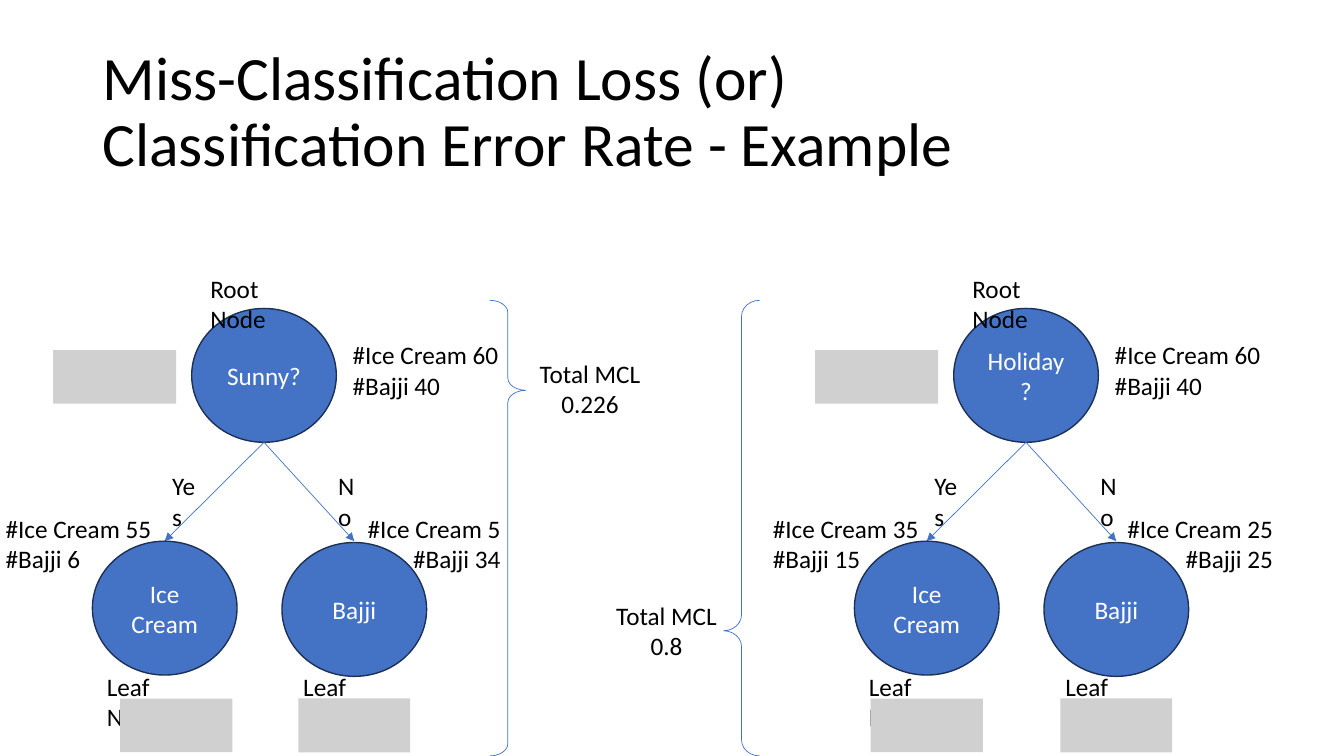
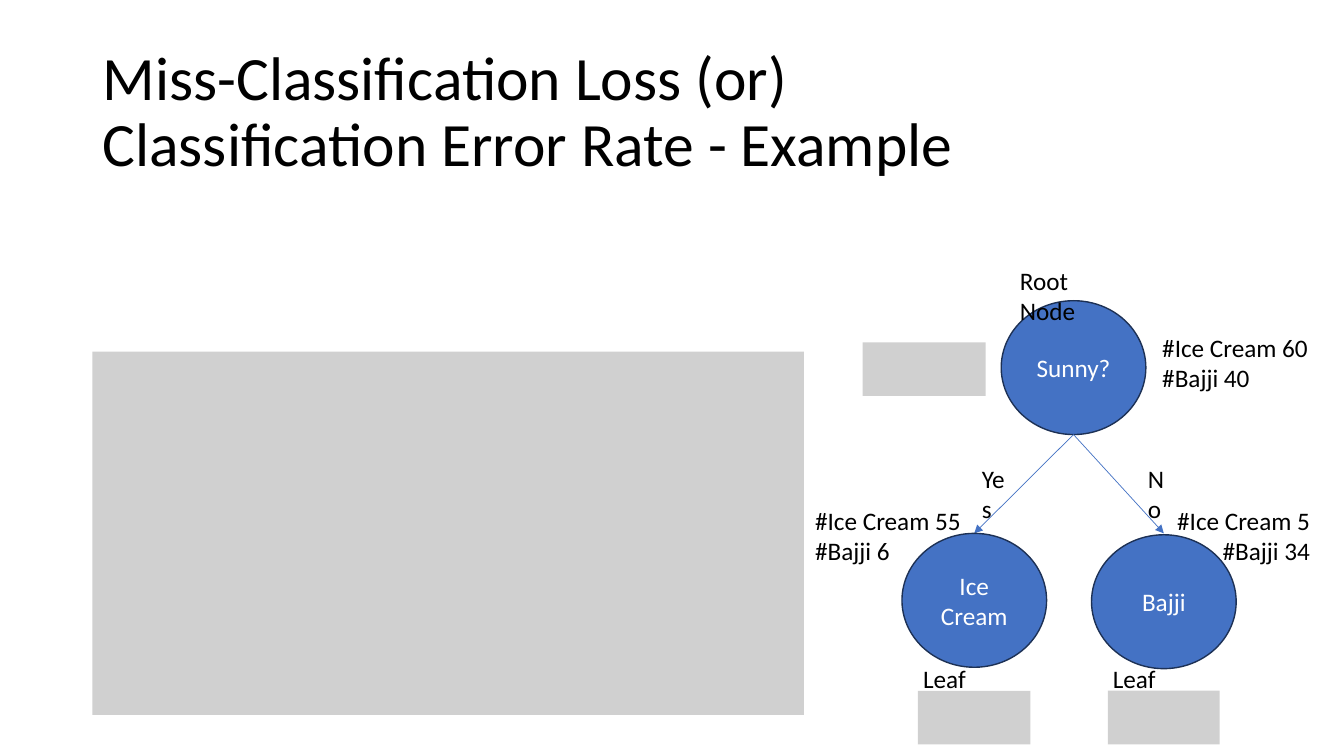
Before and after one commit to meenakshsundaram/AIML, a slide deck: slide 21 of DecisionTrees/DecisionTrees.pptx. Drawn at 1344x756 pixels with LibreOffice and Linux fonts; fonts in the diff are those of the drawing; grey boxes stand for pictures. Boxes give left, top, right and bottom in pixels: in the first picture for what was removed or moved away, otherwise in the second. Text is boxed around its words. In the diff, an @@ line names an element or a change of style, - is before the commit and + after.

Commit message:
Identified the Cause of Insensitivity on Miss-Classification Loss

```diff
--- a/DecisionTrees/DecisionTrees.pptx
+++ b/DecisionTrees/DecisionTrees.pptx
@@ right brace removed at [490,300,526,756] @@
@@ right brace removed at [724,300,760,756] @@
@@ picture removed at [53,350,176,403] @@
@@ picture added at [93,352,805,715] @@
@@ picture removed at [816,350,939,403] @@
@@ picture added at [863,343,986,396] @@
@@ text removed at [1115,347,1261,400] @@
-#Ice Cream 60
-#Bajji 40
@@ text removed at [540,365,641,413] @@
-Total MCL
-0.226
@@ 6 texts, 2 ellipses, 2 arrows: place and size @@
-6 texts, 2 ellipses, 2 arrows at [6,281,501,676]
+6 texts, 2 ellipses, 2 arrows at [815,273,1310,667]
@@ text removed at [773,521,919,573] @@
-#Ice Cream 35
-#Bajji 15
@@ ellipse "Bajji": place and size @@
-ellipse "Bajji" at [282,542,427,677]
+ellipse "Bajji" at [1092,535,1237,669]
@@ text removed at [1127,521,1273,573] @@
-#Ice Cream 25
-#Bajji 25
@@ text removed at [616,607,717,655] @@
-Total MCL
-0.8
@@ text "Leaf Node" rewrapped from [107,678,162,733] to [923,670,966,695] @@
@@ text "Leaf Node": place and size @@
-text "Leaf Node" at [303,676,346,703]
+text "Leaf Node" at [1113,668,1156,695]
@@ group removed at [855,281,1190,733]: 5 texts, 3 ellipses, 2 arrows @@
-Holiday?
-Yes
-No
-Bajji
-Ice Cream
-Root Node
-Leaf Node
-Leaf Node
@@ picture removed at [120,699,233,752] @@
@@ picture removed at [298,699,410,753] @@
@@ picture removed at [871,699,984,752] @@
@@ picture added at [919,691,1031,744] @@
@@ picture removed at [1061,699,1173,753] @@
@@ picture added at [1108,691,1220,745] @@
```
Also in this commit, not shown: 1 other slide changed, 1 slide added, 1 slide removed.
